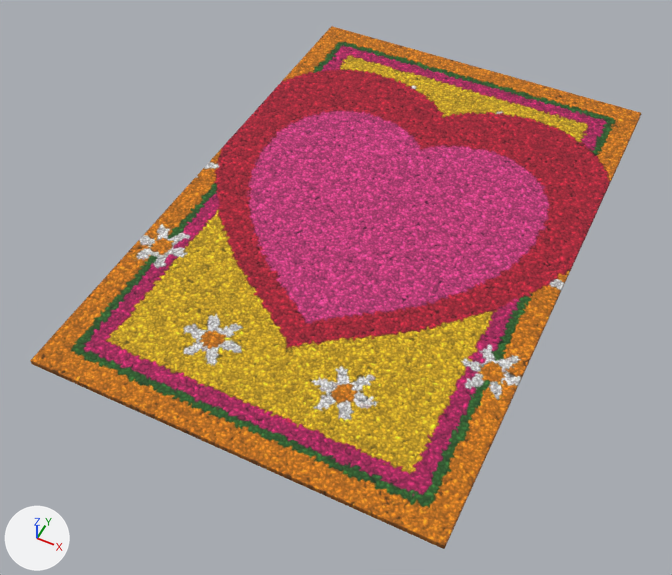
The Blender file Modelos/Yasser/tapete_corazon.blend: old version first, new version second.
The view is the same before and after, from a 50 mm lens placed at (1.64, -3.8, 4.0), pointed at (-0.07, -0.38, -0.26). Arrows for +X, +Y and +Z are at lower left; the lights stay in place. The picture after the commit comes second.

Script lines for the objects in view, before the commit:
```python
me_plane = bpy.data.meshes.new('Plane')
me_plane.from_pydata(...)  # 4 vertices, 1 face; spans x -1.2..1.2, y -1.8..1.8, z 0.0
me_plane.materials.append(mat_tapete_corazon)  # picture img_tapete_corazon_png
ob_tapete_corazon = bpy.data.objects.new('tapete_corazon', me_plane)
ob_tapete_corazon.location = (0.0, 0.0, 0.0)
_m = ob_tapete_corazon.modifiers.new('Grosor', 'SOLIDIFY')
_m.thickness = 0.03
```
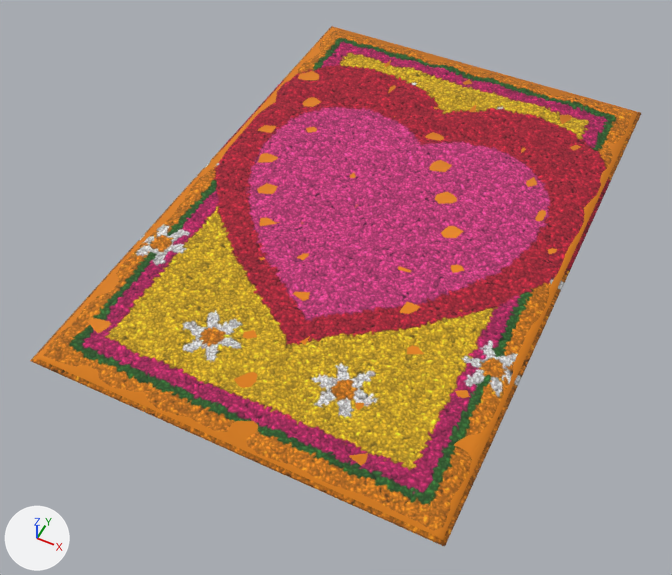
Boxes [x1, y1, x2, y2] around the edits, measured in the pictures (672 x 575 px):
```json
{"object": "tapete_corazon", "change": "reshaped", "before": [30, 26, 641, 549], "after": [30, 26, 641, 547]}
{"part": 1, "of": "me_plane", "change": "added", "after": [30, 26, 641, 547]}
```

Edits to the scene script, one JSON object a line:
```json
{"block": "me_plane", "where": "# used by ob_tapete_corazon; location = (0.0, 0.0, 0.0)"}
{"op": "remove", "block": "me_plane", "code": "me_plane.from_pydata(...)  # 4 vertices, 1 face; spans x -1.2..1.2, y -1.8..1.8, z 0.0"}
{"op": "add", "block": "me_plane", "code": "me_plane.from_pydata(...)  # 1777 vertices, 1697 faces; spans x -1.2..1.2, y -1.8..1.8, z 0.0..0.05"}
{"block": "me_plane", "change": "me_plane part 1: 1773 vertices added at x -1.2..1.2, y -1.8..1.8, z 0.0..0.05"}
{"block": "me_plane", "change": "me_plane part 2: the surface is now shaded smooth"}
```
